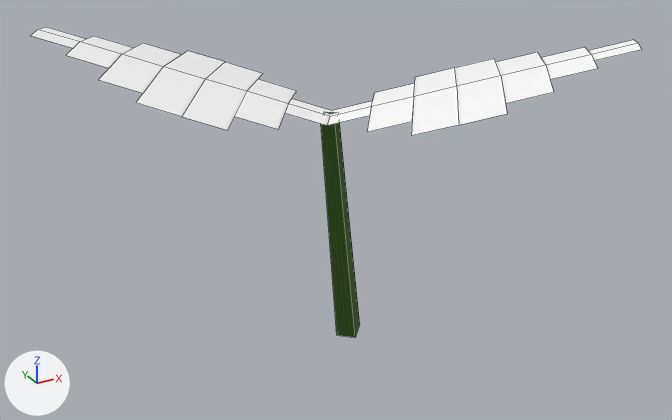
The OBJ model src/main/resources/assets/stonedew/models/block/plants/plant_0_2_0_lod.obj: old version first, new version second.
Camera for both pictures: a 50 mm lens placed at (0.315, -0.825, 0.224), pointed at (0.482, -0.521, 0.072). Every picture has the same lights, and +X, +Y and +Z are marked at lower left. The older version comes first. Mesh edges are drawn as thin lines. Where no turn or scale is listed for an object, it has been applied to the vertices.

Objects in the first picture: 'model'.
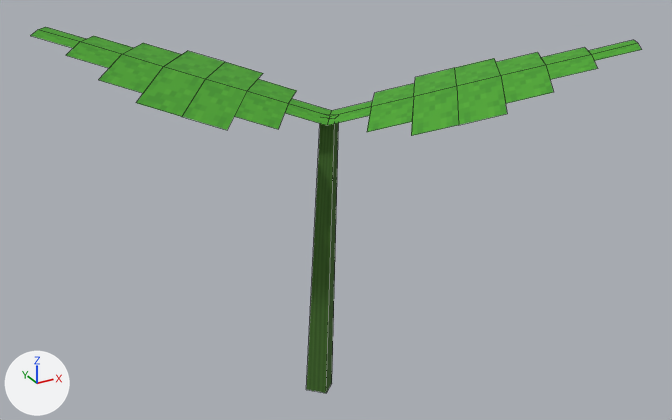
The newer file is also turned or shifted as a whole; pictures and numbers use the older file's frame.

The change, as a list of edits to the scene's bpy script:
```text
Add img_plant_leaf:
    img_plant_leaf = load_image('plant_leaf', '../../../textures/block/plant_leaf.png', 32, 32, 'sRGB')
Change mat_leaf:
    mat_leaf.texture: img_leaf_surface -> img_plant_leaf
Change mat_leaf_shade:
    mat_leaf_shade.texture: img_leaf_surface -> img_plant_leaf
Change me_model:
    used by ob_model
    remove me_model.from_pydata(...)  # 73 vertices, 32 faces; spans x 0.382..0.576, y -0.591..-0.451, z -0.001..0.144
    add me_model.from_pydata(...)  # 73 vertices, 32 faces; spans x 0.382..0.576, y -0.591..-0.451, z -0.007..0.144
    me_model part 1: the loose piece of 8 vertices spanning x 0.475..0.506, y -0.525..-0.494, z -0.001..0.113 is multiplied about its middle by the matrix ((0.988, -0.015, 0.252), (-0.041, 0.995, 0.221), (-0.249, -0.224, 0.963)), then moved by (-0.015, -0.013, -0.004)
```

Pixel boxes [x1, y1, x2, y2] of what changed, in the pictures (672 x 420 px; the box of a moved part takes in the faces that stretch with it):
'model', surface changed, reshaped (white to green, 18% taller)
    before: [31, 27, 642, 338]
    after: [31, 27, 642, 393]
part 1 of me_model, moved or reshaped
    before: [321, 112, 360, 338]
    after: [306, 118, 338, 393]
